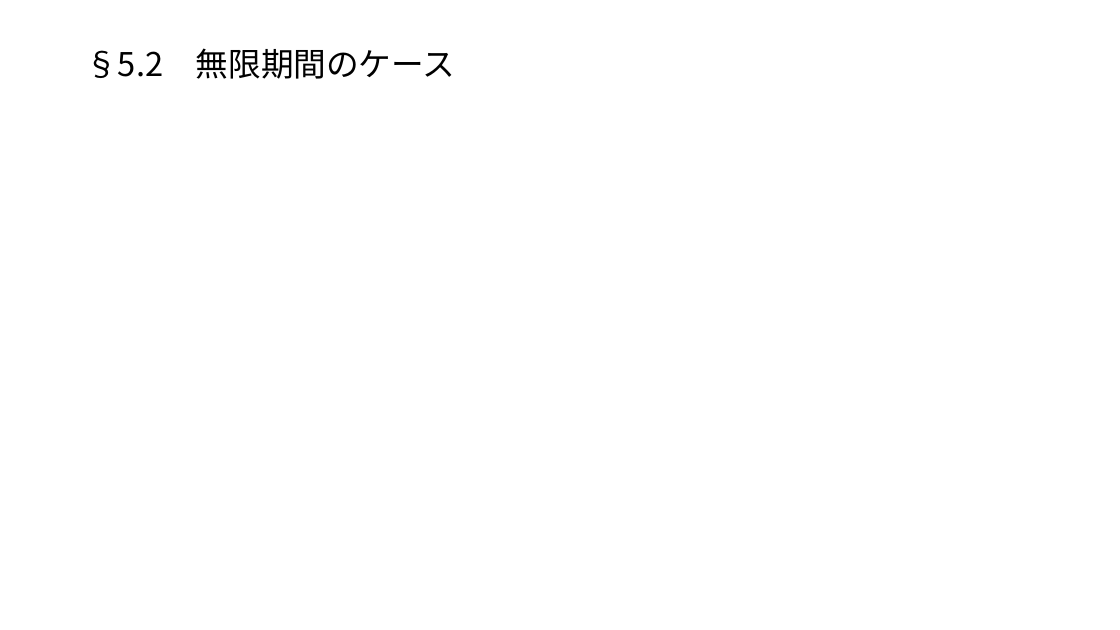
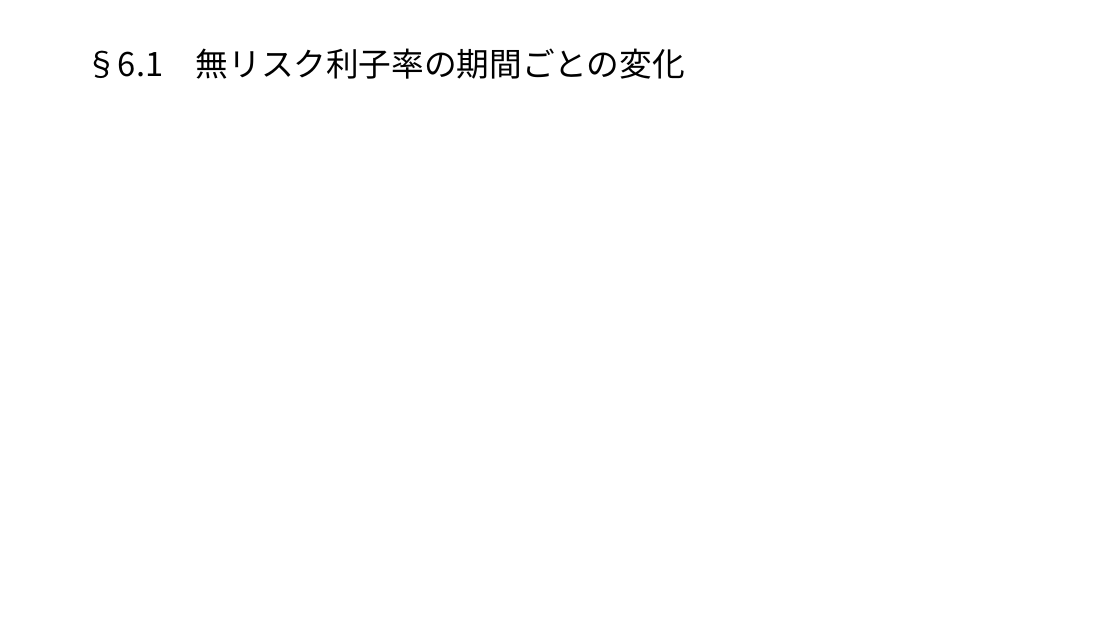
Before and after one commit to macha1811/Long-term-Investment-Theory-and-Practice, a slide deck: slide 46 of 第2章.pptx (slide 45 before the commit). Drawn at 1120x630 pixels with LibreOffice and Linux fonts; fonts in the diff are those of the drawing; grey boxes stand for pictures. Boxes give left, top, right and bottom in pixels: in the first picture for what was removed or moved away, otherwise in the second. Text is boxed around its words. In the diff, an @@ line names an element or a change of style, - is before the commit and + after.

```diff
--- a/第2章.pptx
+++ b/第2章.pptx
@@ title at <box>85,48,685,79</box>: text changed @@
-§5.2 無限期間のケース
+§6.1 無リスク利子率の期間ごとの変化
```
Also in this commit, not shown: 3 slides added.
